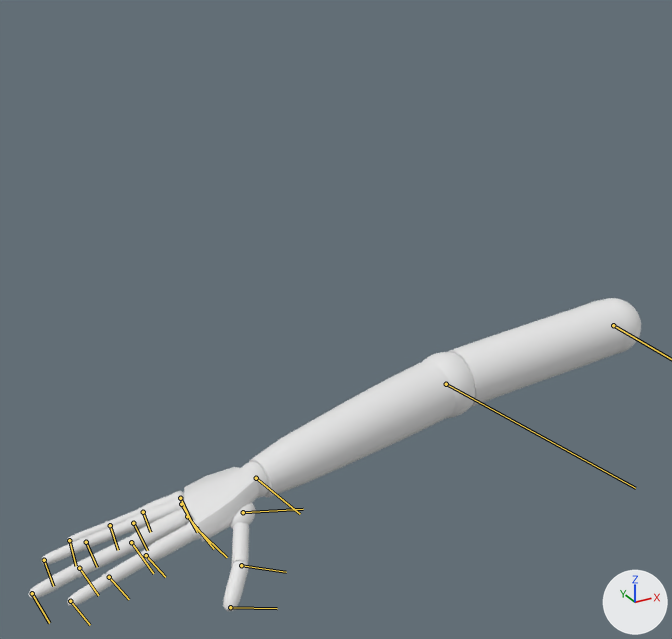
Renders of the FBX model The_Hope_Frigate_Massacre/Assets/Meshes/Bodyparts/RightArm_Scream.fbx from each side of a commit.
Rendered twice from a 50 mm camera at (-1.56, -1.068, 2.582) aimed at (-0.895, 0.141, 1.977). Arrows for +X, +Y and +Z are at lower right; the lights stay in place. Both versions are drawn at frame 81 of the action 'Take 001'; the numbers are the values there. The bones that bend it are drawn over the model as lines.

In view in the first picture: 'Body'.
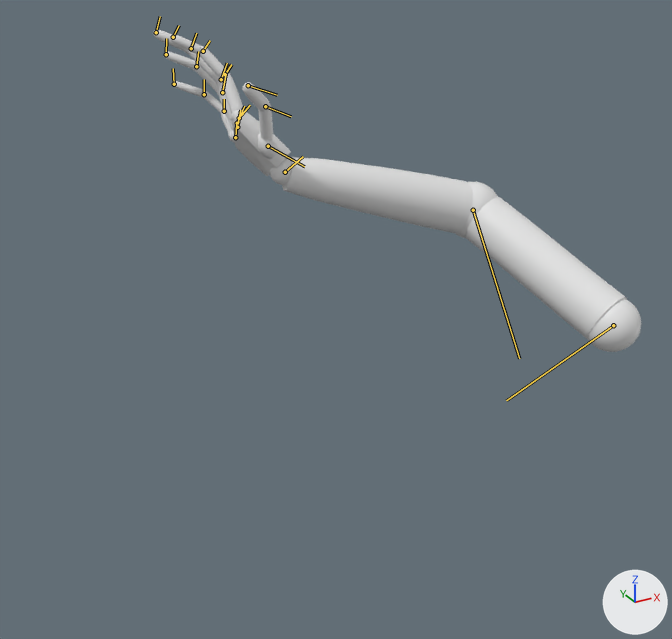
Pixel boxes (x1, y1, x2, y2) of what changed, in the pictures (672 x 639 px):
'Body', posed (20% narrower): before (28, 298, 641, 611); after (153, 30, 641, 352)
bone 'R_Forearm', root to tip: before (446, 384) to (635, 488); after (473, 210) to (519, 358)
bone 'R_Hand', root to tip: before (256, 478) to (300, 514); after (285, 172) to (303, 156)
bone 'R_Hand_Thumb', root to tip: before (243, 512) to (303, 509); after (268, 146) to (304, 166)
bone 'R_Hand_Thumb.001', root to tip: before (241, 565) to (286, 572); after (265, 106) to (291, 116)
bone 'R_Hand_Index', root to tip: before (196, 528) to (227, 557); after (239, 118) to (250, 105)
bone 'R_Hand_Index.001', root to tip: before (146, 555) to (165, 577); after (225, 74) to (231, 64)
bone 'R_Hand_Index.002', root to tip: before (109, 577) to (129, 599); after (203, 51) to (210, 40)
bone 'R_Hand_MiddleFinger', root to tip: before (187, 516) to (214, 549); after (237, 123) to (244, 106)
bone 'R_Hand_MiddleFinger.001', root to tip: before (131, 542) to (153, 573); after (221, 79) to (227, 63)
bone 'R_Hand_MiddleFinger.002', root to tip: before (79, 568) to (98, 595); after (191, 48) to (196, 33)
bone 'R_Hand_RingFinger', root to tip: before (181, 504) to (197, 532); after (237, 127) to (240, 110)
bone 'R_Hand_RingFinger.001', root to tip: before (133, 523) to (147, 550); after (222, 92) to (225, 76)
bone 'R_Hand_RingFinger.002', root to tip: before (86, 542) to (97, 567); after (196, 66) to (198, 51)
bone 'R_Hand_LittleFinger', root to tip: before (180, 498) to (191, 520); after (235, 137) to (236, 124)
bone 'R_Hand_LittleFinger.001', root to tip: before (143, 512) to (150, 532); after (224, 111) to (224, 99)
bone 'R_Hand_LittleFinger.002', root to tip: before (110, 525) to (118, 550); after (204, 94) to (204, 79)

The change in detail:
Bone 'R_Arm' (bone_r_arm) turns from (0, 4, 1) to (0, -27, -67) degrees about its own x, y and z.
Bone 'R_Forearm' (bone_r_forearm) turns from (0, 0, 0) to (0, 0, 40) degrees about its own x, y and z.
Bone 'R_Hand' (bone_r_hand) turns from (0, 0, 0) to (57, -19, -27) degrees about its own x, y and z.
Bone 'R_Hand_Thumb' (bone_r_hand_thumb) turns from (0, 0, 0) to (0, -32, -1) degrees about its own x, y and z.
Bone 'R_Hand_Thumb.001' (bone_r_hand_thumb_001) moves from (0.0, 0.0, 0.0) to (0.1, 0.0, 0.0).
Bone 'R_Hand_Thumb.001' (bone_r_hand_thumb_001) turns from (0, 0, 0) to (0, 24, 2) degrees about its own x, y and z.
Bone 'R_Hand_Index' (bone_r_hand_index) turns from (0, 0, 0) to (0, -32, 0) degrees about its own x, y and z.
Bone 'R_Hand_Index.001' (bone_r_hand_index_001) turns from (0, 0, 0) to (0, 24, 0) degrees about its own x, y and z.
Bone 'R_Hand_Index.002' (bone_r_hand_index_002) turns from (0, 0, 0) to (0, 24, 0) degrees about its own x, y and z.
Bone 'R_Hand_MiddleFinger' (bone_r_hand_middlefinger) turns from (0, 0, 0) to (0, -32, 0) degrees about its own x, y and z.
Bone 'R_Hand_MiddleFinger.001' (bone_r_hand_middlefinger_001) turns from (0, 0, 0) to (0, 24, 0) degrees about its own x, y and z.
Bone 'R_Hand_MiddleFinger.002' (bone_r_hand_middlefinger_002) turns from (0, 0, 0) to (0, 24, -1) degrees about its own x, y and z.
Bone 'R_Hand_RingFinger' (bone_r_hand_ringfinger) turns from (0, 0, 0) to (0, -32, 0) degrees about its own x, y and z.
Bone 'R_Hand_RingFinger.001' (bone_r_hand_ringfinger_001) turns from (0, 0, 0) to (0, 24, 0) degrees about its own x, y and z.
Bone 'R_Hand_RingFinger.002' (bone_r_hand_ringfinger_002) turns from (0, 0, 0) to (0, 24, 0) degrees about its own x, y and z.
Bone 'R_Hand_LittleFinger' (bone_r_hand_littlefinger) turns from (0, 0, 0) to (0, -32, 0) degrees about its own x, y and z.
Bone 'R_Hand_LittleFinger.001' (bone_r_hand_littlefinger_001) turns from (0, 0, 0) to (-1, 24, 0) degrees about its own x, y and z.
Bone 'R_Hand_LittleFinger.002' (bone_r_hand_littlefinger_002) turns from (0, 0, 0) to (-1, 24, 0) degrees about its own x, y and z.
